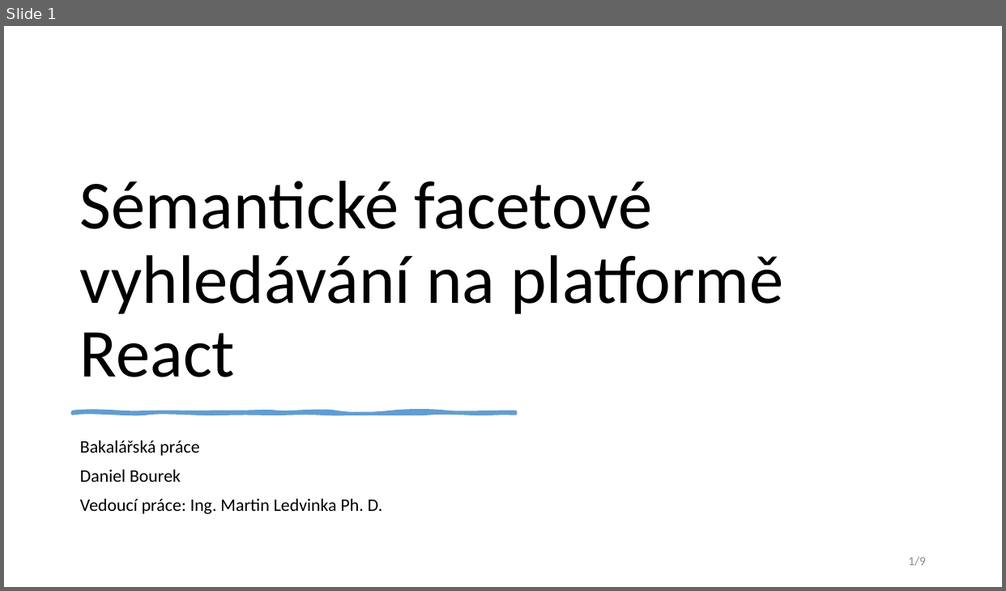
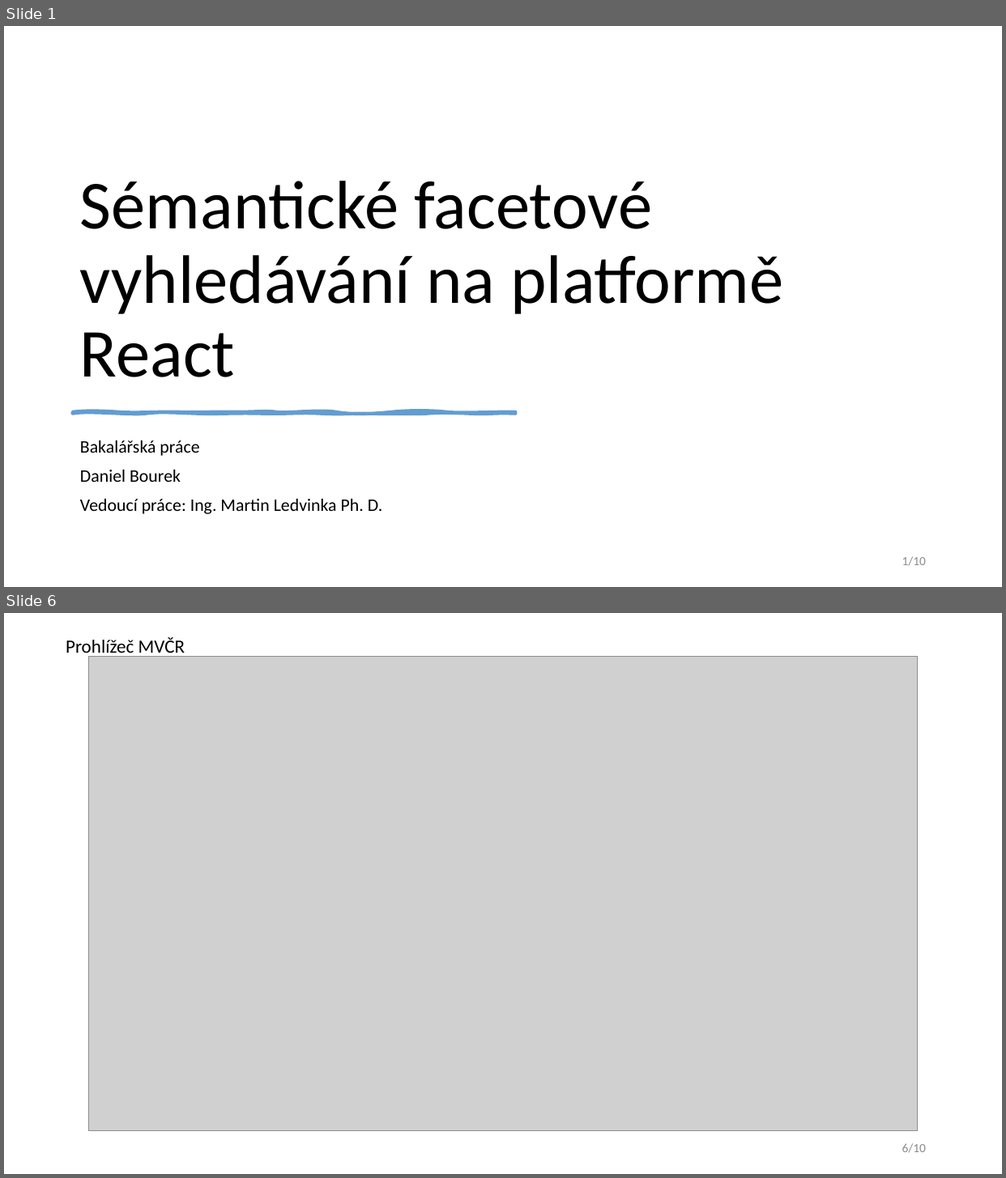
Before and after one commit to bouredan/sfs-docs, a slide deck: bachelor-thesis/presentation/obhajoba_prezentace.pptx. Shown one above the other, each under a label of ours: slide 1 before the commit, slides 1 and 6 after it; the slides between them are not shown. The pictures are 1006x591 and 1006x1178 pixels, drawn with LibreOffice and Linux fonts; fonts in the diff are those of the drawing; grey boxes stand for pictures. Boxes give left, top, right and bottom in pixels: in the first picture for what was removed or moved away, otherwise in the second. Text is boxed around its words. In the diff, an @@ line names an element or a change of style, - is before the commit and + after.

```diff
--- a/bachelor-thesis/presentation/obhajoba_prezentace.pptx
+++ b/bachelor-thesis/presentation/obhajoba_prezentace.pptx
@@ slide 6 added at (x1=4, y1=613, x2=1002, y2=1174), background #FFFFFF @@
@@ text added at (x1=66, y1=637, x2=185, y2=658), 18 pt, text #000000 @@
+Prohlížeč MVČR
@@ picture added at (x1=88, y1=657, x2=918, y2=1131) @@
@@ page number added at (x1=902, y1=1144, x2=926, y2=1153), 12 pt, text #8C8C8C @@
+6/10
@@ page number at (x1=902, y1=557, x2=926, y2=566): text changed @@
-1/9
+1/10
```
Also in this commit, not shown: 6 slides changed, 2 other slides added, 2 slides removed, 4 other files.
